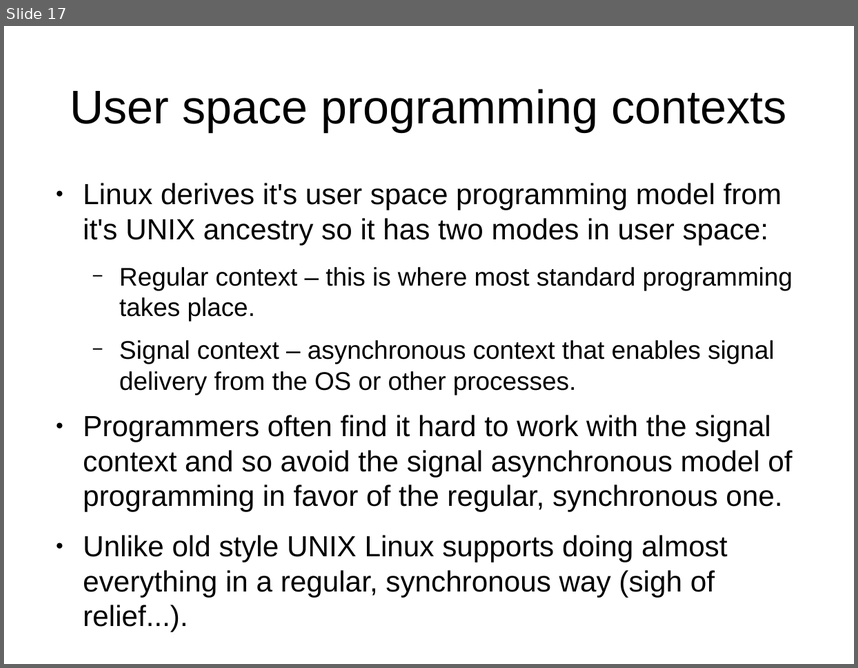
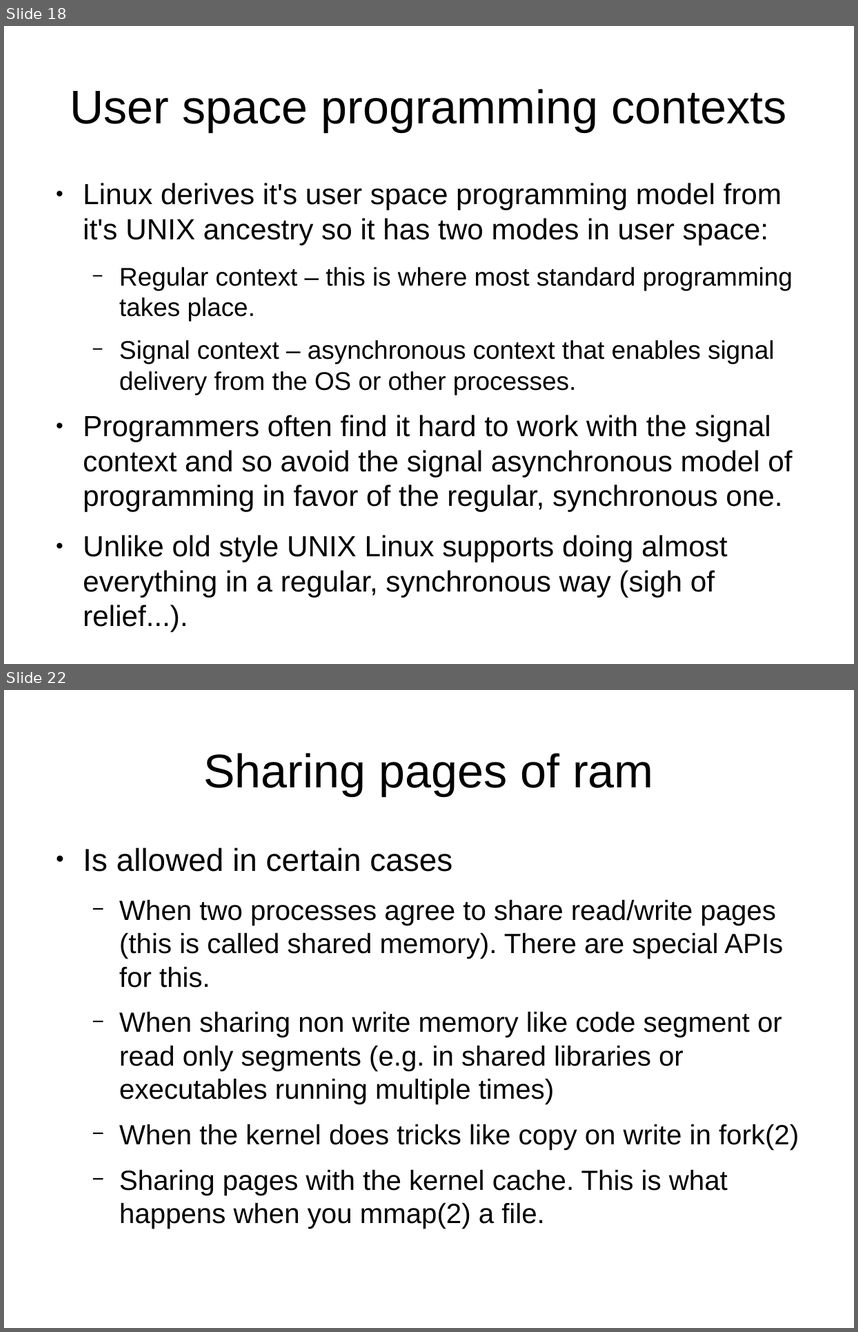
Before and after one commit to veltzer/demos-linux, a slide deck: doc/odp/linux_monitoring_and_debugging.odp. Shown one above the other, each under a label of ours: slide 17 before the commit, slides 18 and 22 after it; the slides between them are not shown. The pictures are 858x668 and 858x1332 pixels, drawn with LibreOffice and Linux fonts; fonts in the diff are those of the drawing. Boxes give left, top, right and bottom in pixels: in the first picture for what was removed or moved away, otherwise in the second. Text is boxed around its words. In the diff, an @@ line names an element or a change of style, - is before the commit and + after.

Commit message:
memory chapter is almost done

```diff
--- a/doc/odp/linux_monitoring_and_debugging.odp
+++ b/doc/odp/linux_monitoring_and_debugging.odp
@@ slide 22 added at (4,690,854,1328), background #FFFFFF @@
@@ title added at (203,753,654,796), 44 pt, text #000000 @@
+Sharing pages of ram
@@ text added at (83,847,799,1195), 25.9 pt, text #000000 @@
+● Is allowed in certain cases
+  − When two processes agree to share read/write pages (this is called shared memory). There are special APIs for this.
+  − When sharing non write memory like code segment or read only segments (e.g. in shared libraries or executables running multiple times)
+  − When the kernel does tricks like copy on write in fork(2)
+  − Sharing pages with the kernel cache. This is what happens when you mmap(2) a file.
@@ what was slide 17 is now slide 18 @@
```
Also in this commit, not shown: 14 other slides added.
